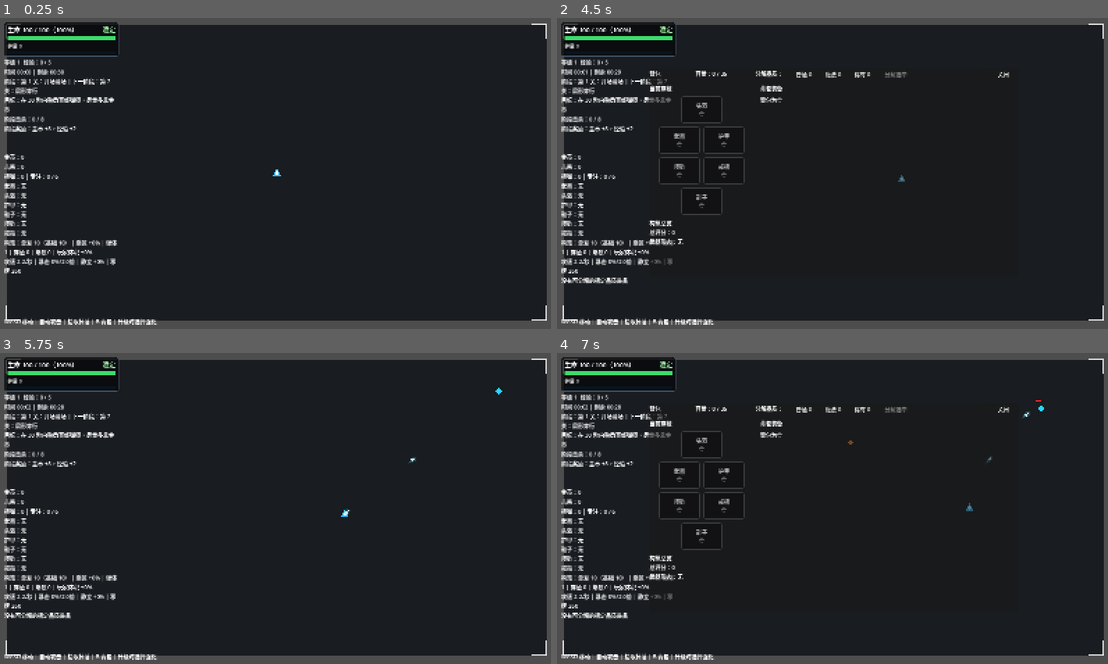
Above: before the commit, frames 1-4 (two rows, left to right).
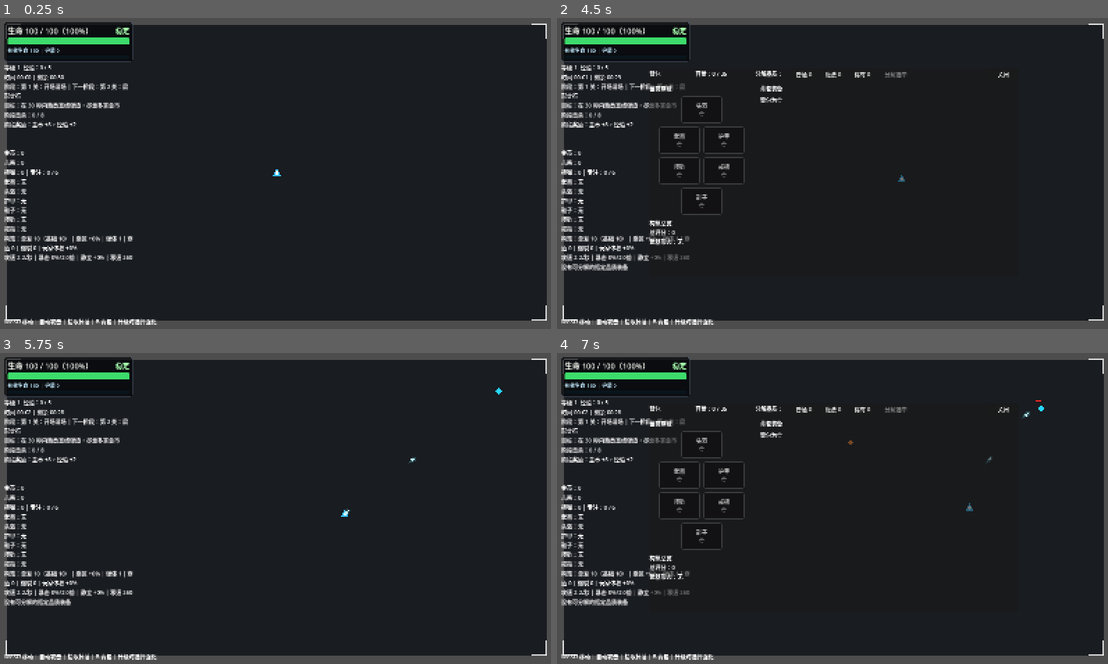
Above: after the commit, the same moments.

Repository: airisuzuki123/RogueLootPrototype
Game: Godot game, scene res://scenes/main.tscn
Same seed, same stepped clock (60 frames per second), same inputs: the game is played once before the commit and once after it.
Inputs (mouse positions are in pixels of both pictures, inside the frame that each line leads up to):
- Up to frame 1 (0.25 s): no input
- Up to frame 2 (4.5 s): tap Enter at 0.5, 0.6 s; move the mouse to (953, 157) at 0.52 s; hold D (move_right) 0.53-1.28 s; click (953, 157) at 0.67 s; move the mouse to (722, 189) at 1.27 s; hold S (move_down) 1.28-2 s; tap B at 1.35 s; click "普通 0" at 2 s; click "魔法 0" at 2.75 s; click "稀有 0" at 3.5 s; click "分解选中" at 4.25 s
- Up to frame 3 (5.75 s): click "关闭" at 5 s
- Up to frame 4 (7 s): move the mouse to (887, 440) at 5.77 s; hold D (move_right) 5.78-6.53 s; tap Enter at 5.85 s; move the mouse to (804, 570) at 6.52 s; hold W (move_up) from 6.53 s (still down); tap B at 6.6 s; click (804, 570) at 6.67 s

The runs differ from the first frame. In frame 1, 5.2% of the frame differs, in the area x 0-25%, y 1-83%; in frame 2, 5.5%; in frame 3, 5.6%, in the area x 0-25%, y 1-86%; in frame 4, 5.5%.

Commit message:
强化主状态面板可读性

Diff:
--- a/scripts/ui/hud.gd
+++ b/scripts/ui/hud.gd
@@ -81,7 +81,7 @@
 
 	var stats := VBoxContainer.new()
 	stats.position = Vector2(16, 16)
-	stats.custom_minimum_size = Vector2(330, 120)
+	stats.custom_minimum_size = Vector2(370, 120)
 	root.add_child(stats)
 
 	_build_vital_status_panel(stats)
@@ -279,7 +279,7 @@
 
 func _build_vital_status_panel(parent: Control) -> void:
 	var panel := PanelContainer.new()
-	panel.custom_minimum_size = Vector2(330, 92)
+	panel.custom_minimum_size = Vector2(370, 112)
 	var panel_style := StyleBoxFlat.new()
 	panel_style.bg_color = Color(0.02, 0.025, 0.035, 0.72)
 	panel_style.border_color = Color(0.28, 0.34, 0.42, 0.82)
@@ -301,25 +301,27 @@
 	layout.add_child(top_row)
 
 	health_label = Label.new()
-	health_label.add_theme_font_size_override("font_size", 18)
+	health_label.add_theme_font_size_override("font_size", 22)
+	health_label.add_theme_color_override("font_color", Color(0.98, 1.0, 0.96, 1.0))
 	top_row.add_child(health_label)
 
 	player_state_label = Label.new()
 	player_state_label.horizontal_alignment = HORIZONTAL_ALIGNMENT_RIGHT
 	player_state_label.size_flags_horizontal = Control.SIZE_EXPAND_FILL
-	player_state_label.add_theme_font_size_override("font_size", 18)
+	player_state_label.add_theme_font_size_override("font_size", 20)
 	top_row.add_child(player_state_label)
 
 	health_bar = _create_status_bar(Color(0.90, 0.18, 0.23, 1.0), Color(0.22, 0.035, 0.045, 0.82))
-	health_bar.custom_minimum_size = Vector2(0, 14)
+	health_bar.custom_minimum_size = Vector2(0, 20)
 	layout.add_child(health_bar)
 
 	shield_label = Label.new()
-	shield_label.add_theme_font_size_override("font_size", 14)
+	shield_label.add_theme_font_size_override("font_size", 15)
+	shield_label.add_theme_color_override("font_color", Color(0.76, 0.92, 1.0, 1.0))
 	layout.add_child(shield_label)
 
 	shield_bar = _create_status_bar(Color(0.28, 0.78, 1.0, 1.0), Color(0.035, 0.10, 0.14, 0.70))
-	shield_bar.custom_minimum_size = Vector2(0, 8)
+	shield_bar.custom_minimum_size = Vector2(0, 10)
 	shield_bar.max_value = 6.0
 	layout.add_child(shield_bar)
 
@@ -480,11 +482,17 @@
 	_set_progress_fill_color(health_bar, health_fill)
 	var shield := maxi(0, int(GameManager.player_graze_shield))
 	var shield_remaining := maxf(0.0, float(GameManager.player_graze_shield_remaining))
+	var effective_health := health_current + shield
 	if shield > 0:
-		shield_label.text = "护盾 %d，剩余 %.1f 秒" % [shield, shield_remaining]
+		shield_label.text = "有效生命 %d（生命 %d + 护盾 %d） | 护盾 %.1f 秒" % [
+			effective_health,
+			health_current,
+			shield,
+			shield_remaining
+		]
 		shield_bar.value = clampf(shield_remaining, 0.0, 6.0)
 	else:
-		shield_label.text = "护盾 0"
+		shield_label.text = "有效生命 %d | 护盾 0" % effective_health
 		shield_bar.value = 0.0
 
 func _set_progress_fill_color(bar: ProgressBar, fill_color: Color) -> void:
Not shown, changed: README.md
Not shown, changed: docs/design.md
Not shown, changed: docs/stage-plan.md
